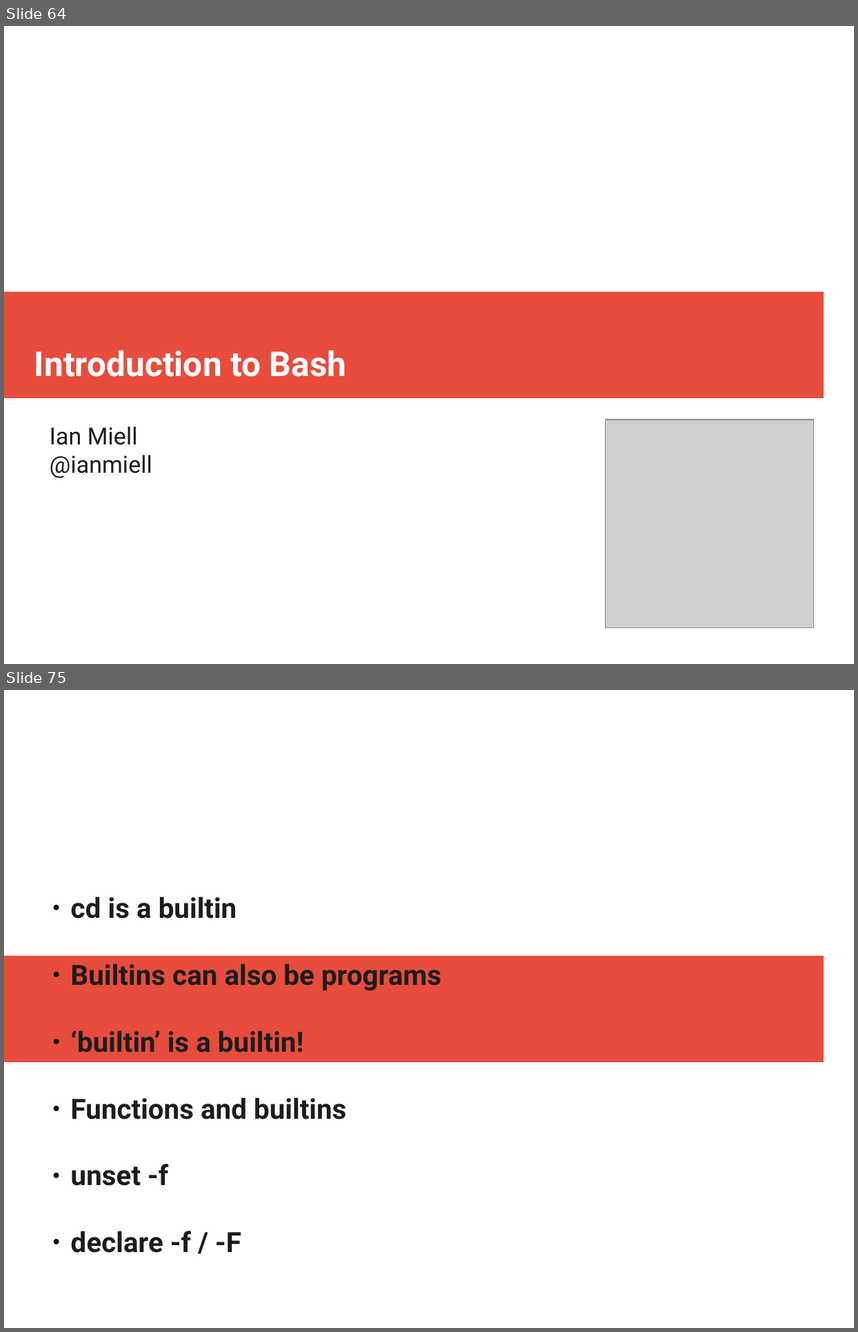
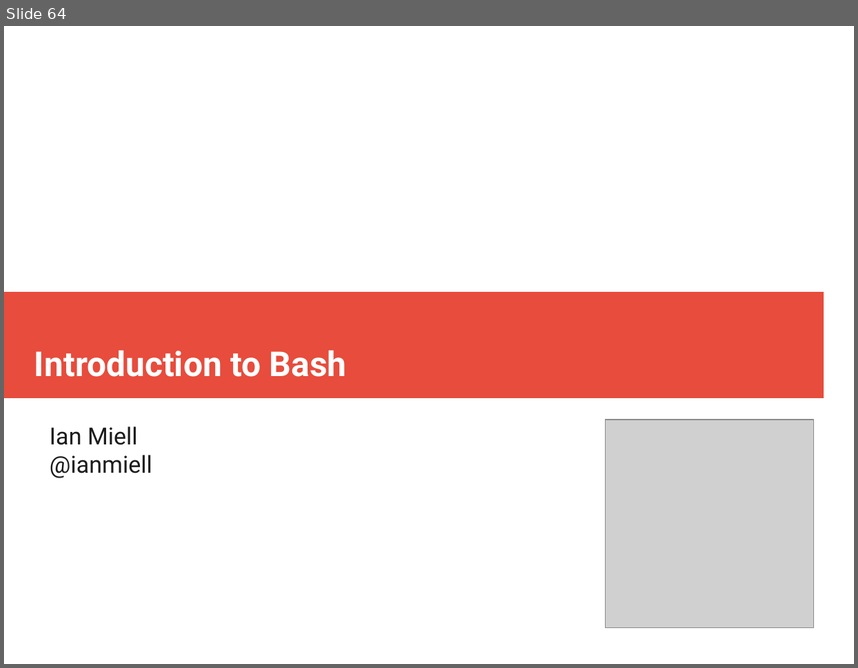
Before and after one commit to ianmiell/introduction-to-bash, a slide deck: slides/introduction_to_bash.pptx. Shown one above the other, each under a label of ours: slides 64 and 75 before the commit, slide 64 after it; the slides between them are not shown. The pictures are 858x1332 and 858x668 pixels, drawn with LibreOffice and Linux fonts; fonts in the diff are those of the drawing; grey boxes stand for pictures. Boxes give left, top, right and bottom in pixels: in the first picture for what was removed or moved away, otherwise in the second. Text is boxed around its words. In the diff, an @@ line names an element or a change of style, - is before the commit and + after.

```diff
--- a/slides/introduction_to_bash.pptx
+++ b/slides/introduction_to_bash.pptx
@@ slide 75 removed at box(4, 690, 854, 1328), background #FFFFFF; not listed: 1 template element that a slide beside it also shows @@
@@ text removed at box(71, 896, 441, 1252) @@
-  ● cd is a builtin
-  ● Builtins can also be programs
-  ● ‘builtin’ is a builtin!
-  ● Functions and builtins
-  ● unset -f
-  ● declare -f / -F
```
Also in this commit, not shown: 27 other slides removed, 1 other file.
